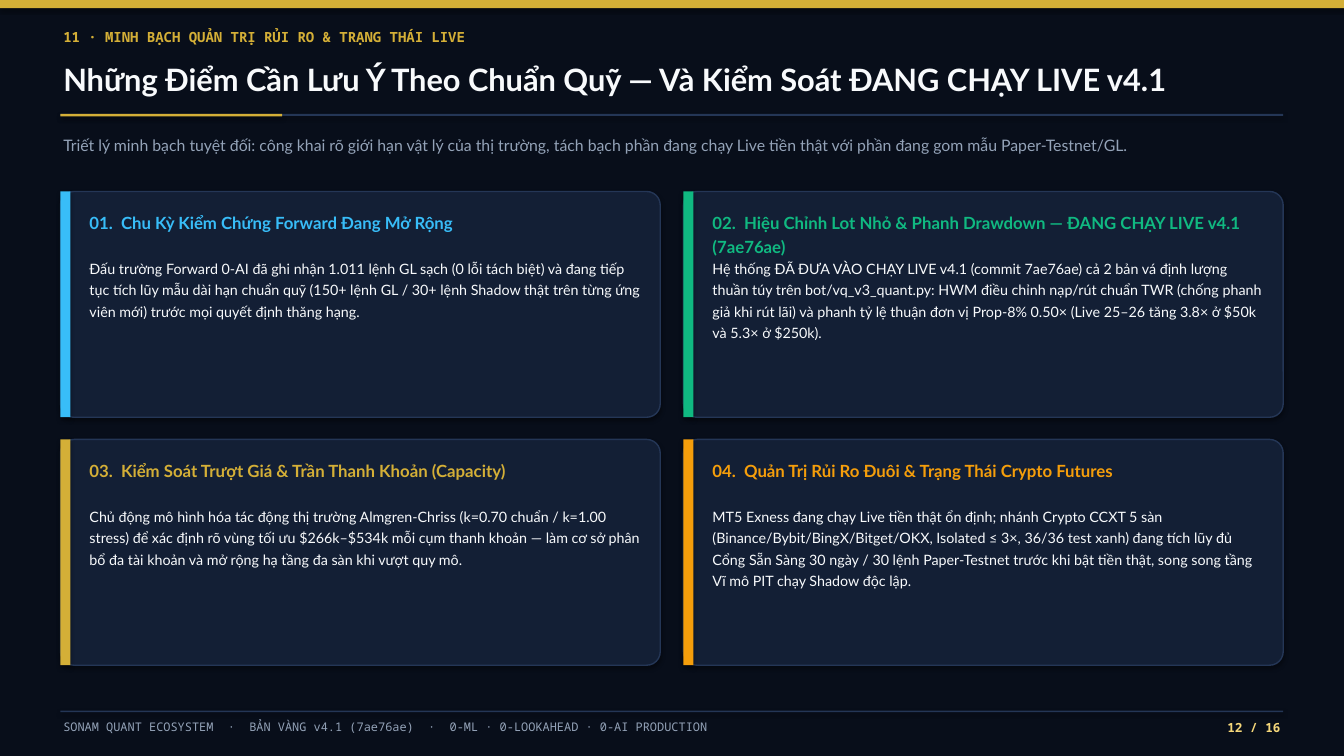
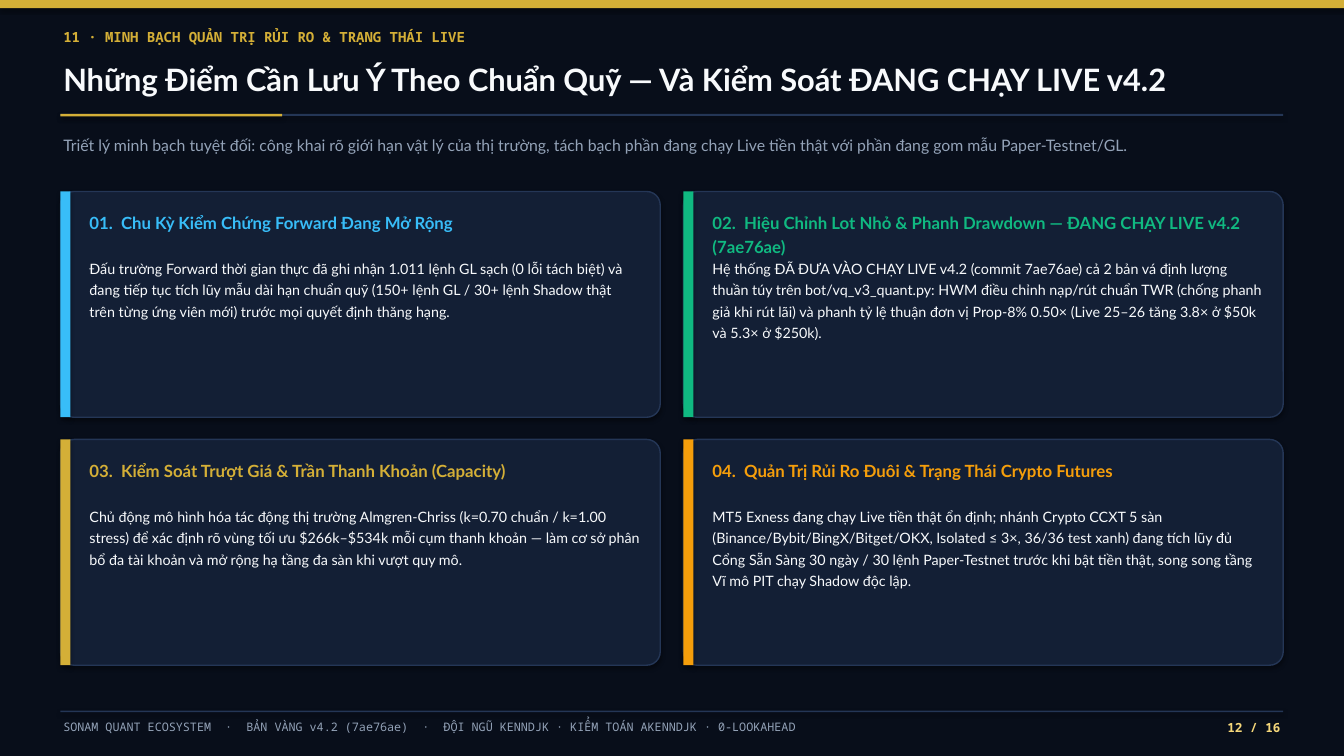
Before and after one commit to kenndjk0412-maker/sonam-quant, a slide deck: slide 12 of Sonam-Quant-Golden-Deck.pptx. Drawn at 1344x756 pixels with LibreOffice and Linux fonts; fonts in the diff are those of the drawing. Boxes give left, top, right and bottom in pixels: in the first picture for what was removed or moved away, otherwise in the second. Text is boxed around its words. In the diff, an @@ line names an element or a change of style, - is before the commit and + after.

Commit message:
Golden Edition v4.2 (7ae76ae) — Pure Quant Institutional Edition (Kenndjk & Akenndjk, 0 AI jargon)

```diff
--- a/Sonam-Quant-Golden-Deck.pptx
+++ b/Sonam-Quant-Golden-Deck.pptx
@@ text at bbox=[63, 64, 1166, 97]: text changed @@
-Những Điểm Cần Lưu Ý Theo Chuẩn Quỹ — Và Kiểm Soát ĐANG CHẠY LIVE v4.1
+Những Điểm Cần Lưu Ý Theo Chuẩn Quỹ — Và Kiểm Soát ĐANG CHẠY LIVE v4.2
@@ text at bbox=[712, 216, 1240, 256]: text changed @@
-02. Hiệu Chỉnh Lot Nhỏ & Phanh Drawdown — ĐANG CHẠY LIVE v4.1 (7ae76ae)
+02. Hiệu Chỉnh Lot Nhỏ & Phanh Drawdown — ĐANG CHẠY LIVE v4.2 (7ae76ae)
@@ text at bbox=[89, 261, 622, 320]: text changed @@
-Đấu trường Forward 0-AI đã ghi nhận 1.011 lệnh GL sạch (0 lỗi tách biệt) và đang tiếp tục tích lũy mẫu dài hạn chuẩn quỹ (150+ lệnh GL / 30+ lệnh Shadow thật trên từng ứng viên mới) trước mọi quyết định thăng hạng.
+Đấu trường Forward thời gian thực đã ghi nhận 1.011 lệnh GL sạch (0 lỗi tách biệt) và đang tiếp tục tích lũy mẫu dài hạn chuẩn quỹ (150+ lệnh GL / 30+ lệnh Shadow thật trên từng ứng viên mới) trước mọi quyết định thăng hạng.
@@ text at bbox=[712, 261, 1262, 340]: text changed @@
-Hệ thống ĐÃ ĐƯA VÀO CHẠY LIVE v4.1 (commit 7ae76ae) cả 2 bản vá định lượng thuần túy trên bot/vq_v3_quant.py: HWM điều chỉnh nạp/rút chuẩn TWR (chống phanh giả khi rút lãi) và phanh tỷ lệ thuận đơn vị Prop-8% 0.50× (Live 25–26 tăng 3.8× ở $50k và 5.3× ở $250k).
+Hệ thống ĐÃ ĐƯA VÀO CHẠY LIVE v4.2 (commit 7ae76ae) cả 2 bản vá định lượng thuần túy trên bot/vq_v3_quant.py: HWM điều chỉnh nạp/rút chuẩn TWR (chống phanh giả khi rút lãi) và phanh tỷ lệ thuận đơn vị Prop-8% 0.50× (Live 25–26 tăng 3.8× ở $50k và 5.3× ở $250k).
@@ text at bbox=[63, 720, 795, 733]: text changed; size 8.5 to 8.4 pt @@
-SONAM QUANT ECOSYSTEM · BẢN VÀNG v4.1 (7ae76ae) · 0-ML · 0-LOOKAHEAD · 0-AI PRODUCTION
+SONAM QUANT ECOSYSTEM · BẢN VÀNG v4.2 (7ae76ae) · ĐỘI NGŨ KENNDJK · KIỂM TOÁN AKENNDJK · 0-LOOKAHEAD
```
Also in this commit, not shown: 15 other slides changed, 4 other files.
